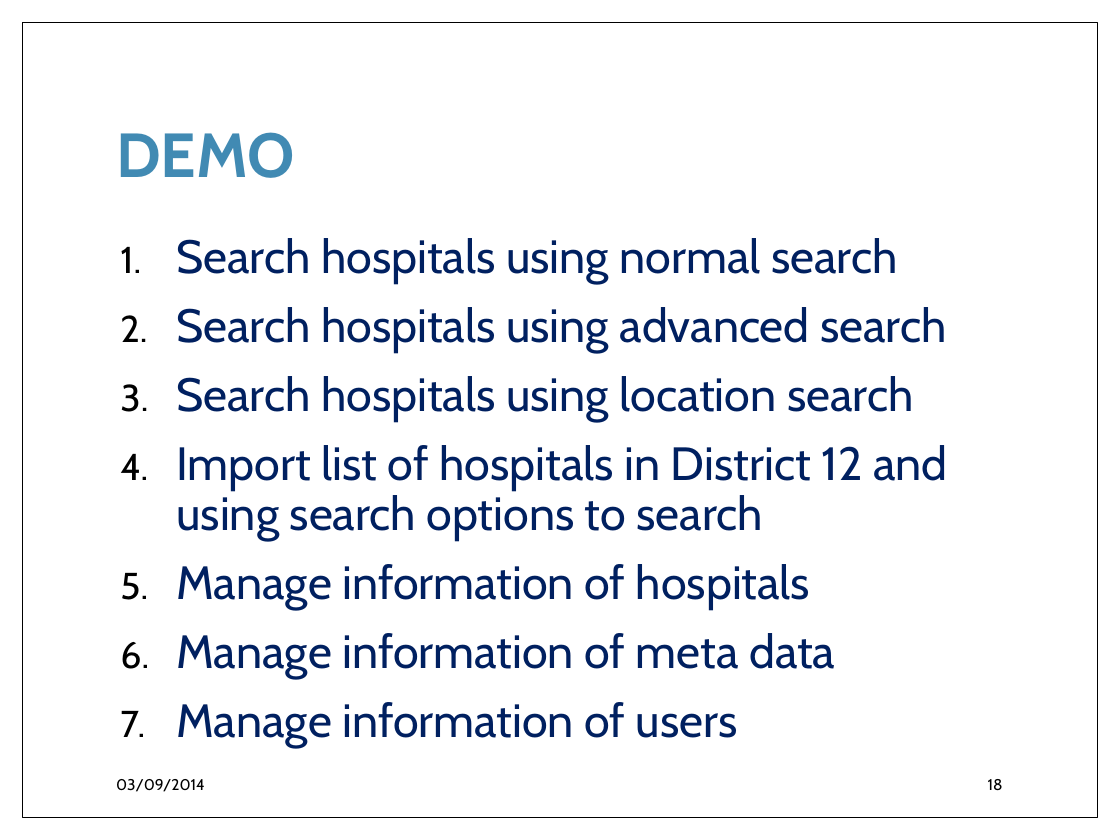
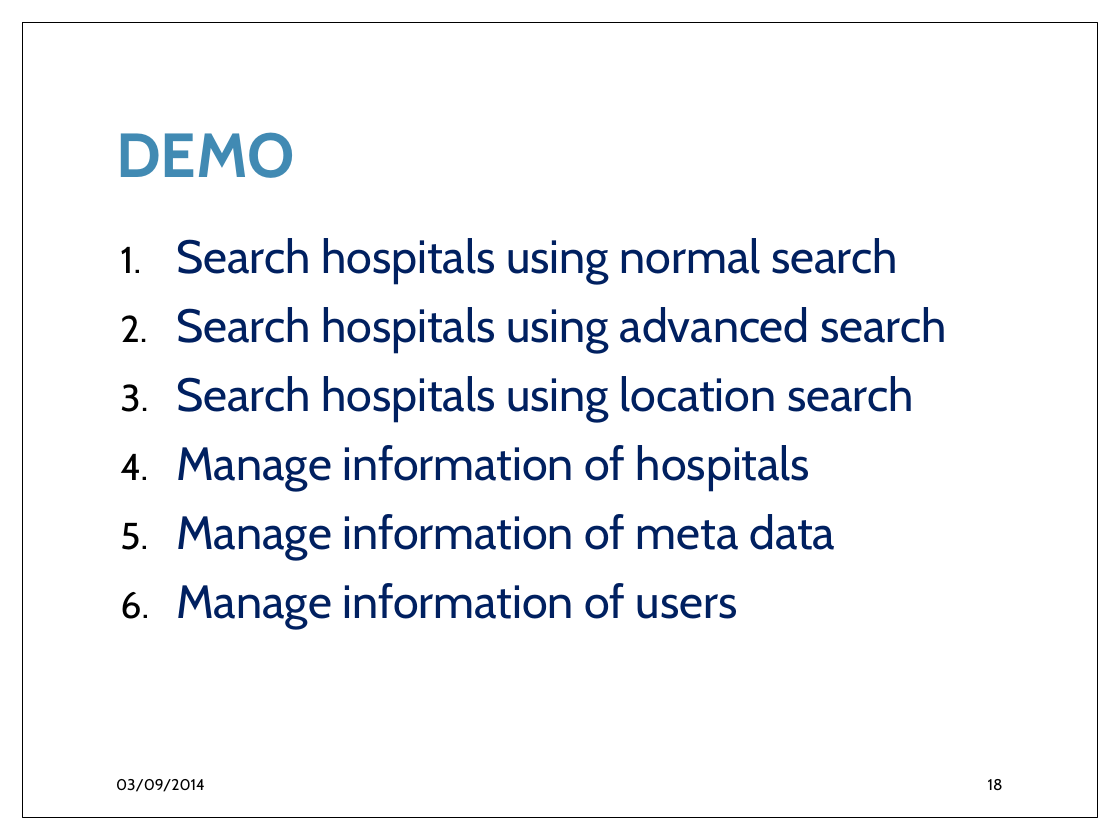
Before and after one commit to Princessgladys/hospital-finder, a slide deck: slide 18 of Hospital Finder.pptx. Drawn at 1120x840 pixels with LibreOffice and Linux fonts; fonts in the diff are those of the drawing; background and template pictures are left out. Boxes give left, top, right and bottom in pixels: in the first picture for what was removed or moved away, otherwise in the second. Text is boxed around its words. In the diff, an @@ line names an element or a change of style, - is before the commit and + after.

Commit message:
Update presentation slide and hospitals in district 12 (after presentation)

```diff
--- a/Hospital Finder.pptx
+++ b/Hospital Finder.pptx
@@ text at (176,445,947,542): paragraph removed @@
-4. Import list of hospitals in District 12 and using search options to search
```
Also in this commit, not shown: 1 other file.
